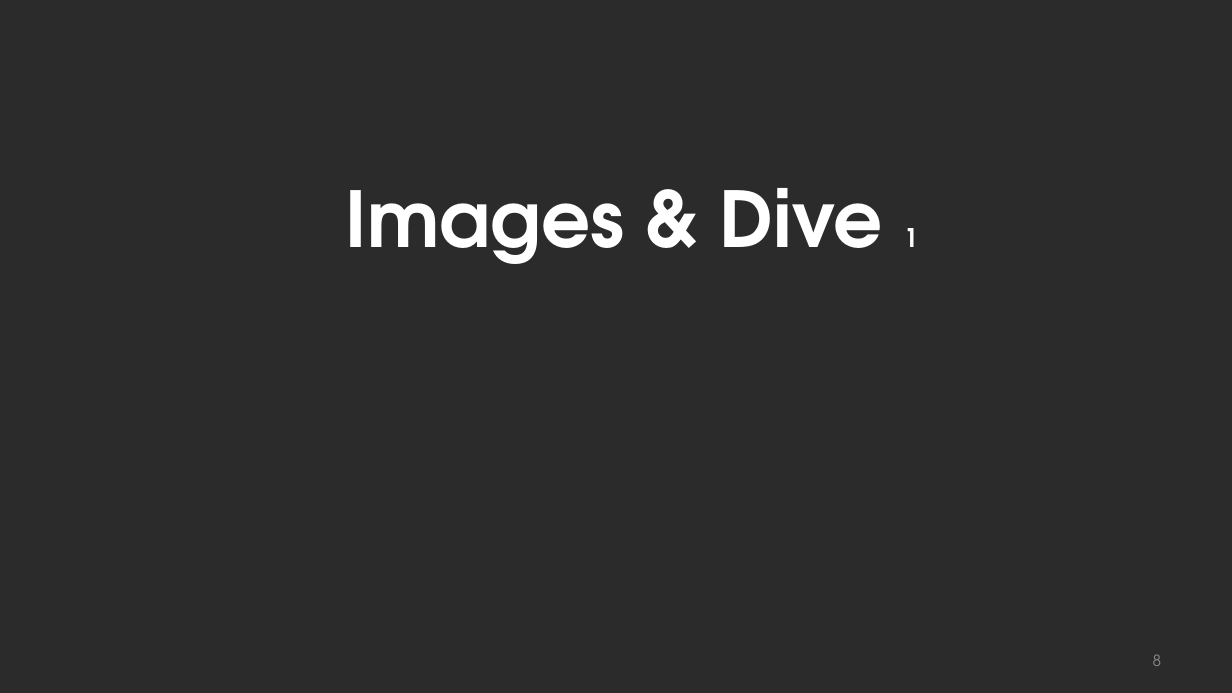
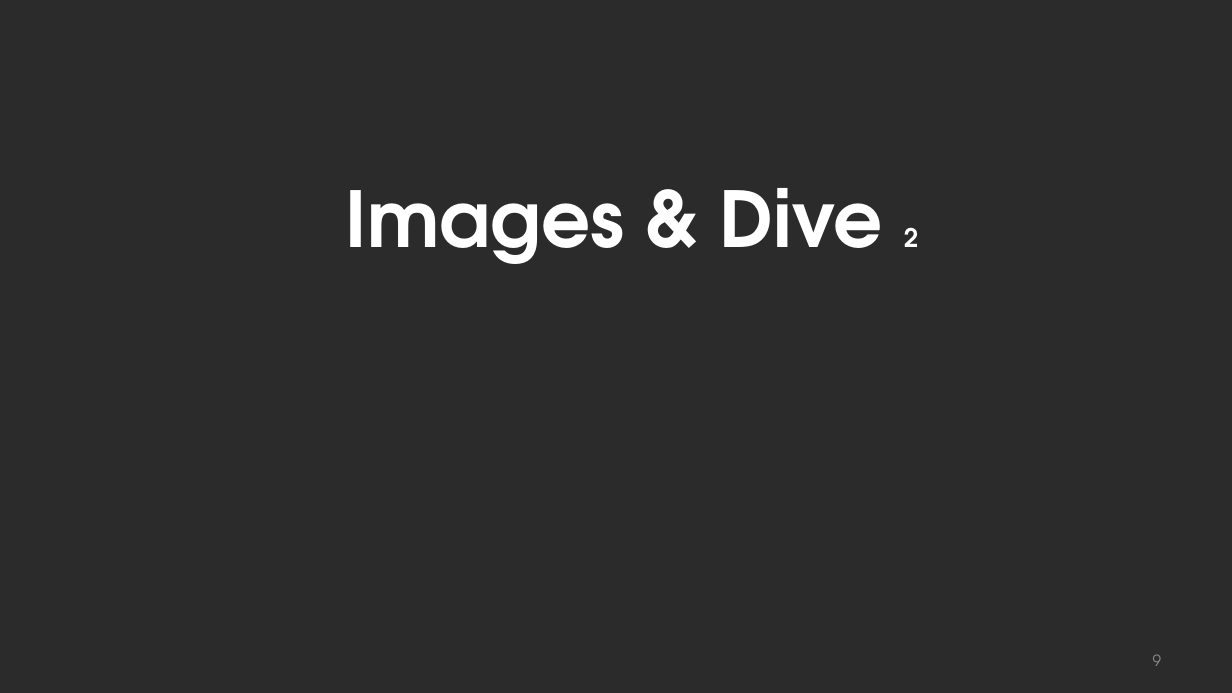
Before and after one commit to alisters/codersGroupDocker, a slide deck: slide 9 of CodersGroupDocker.pptx (slide 8 before the commit). Drawn at 1232x693 pixels with LibreOffice and Linux fonts; fonts in the diff are those of the drawing; background and template pictures are left out; a plain dark background stands for a picture behind light text. Boxes give left, top, right and bottom in pixels: in the first picture for what was removed or moved away, otherwise in the second. Text is boxed around its words. In the diff, an @@ line names an element or a change of style, - is before the commit and + after.

```diff
--- a/CodersGroupDocker.pptx
+++ b/CodersGroupDocker.pptx
@@ text at [346,188,918,264]: text changed @@
-Images & Dive 1
+Images & Dive 2
@@ page number at [1153,654,1162,666]: text changed @@
-8
+9
```
Also in this commit, not shown: 3 other slides changed, 2 slides added, 1 other file.
